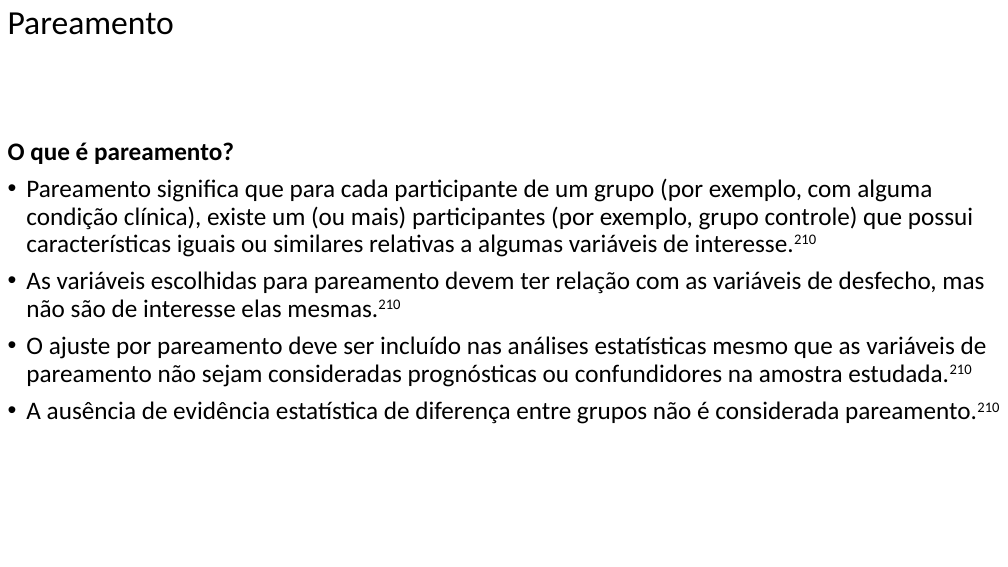
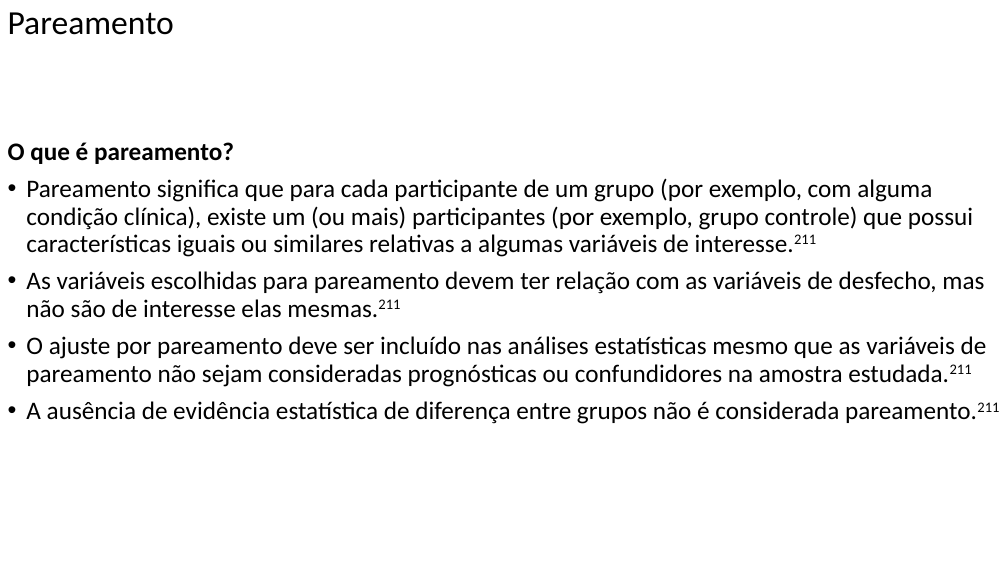
Before and after one commit to FerreiraAS/Ciencia-com-R, a slide deck: slide 122 of docs/Ciencia-com-R.pptx. Drawn at 1008x567 pixels with LibreOffice and Linux fonts; fonts in the diff are those of the drawing. Boxes give left, top, right and bottom in pixels: in the first picture for what was removed or moved away, otherwise in the second. Text is boxed around its words. In the diff, an @@ line names an element or a change of style, - is before the commit and + after.

```diff
--- a/docs/Ciencia-com-R.pptx
+++ b/docs/Ciencia-com-R.pptx
@@ text at <box>26,178,999,424</box>: text changed @@
-• Pareamento significa que para cada participante de um grupo (por exemplo, com alguma condição clínica), existe um (ou mais) participantes (por exemplo, grupo controle) que possui características iguais ou similares relativas a algumas variáveis de interesse.210
-• As variáveis escolhidas para pareamento devem ter relação com as variáveis de desfecho, mas não são de interesse elas mesmas.210
-• O ajuste por pareamento deve ser incluído nas análises estatísticas mesmo que as variáveis de pareamento não sejam consideradas prognósticas ou confundidores na amostra estudada.210
-• A ausência de evidência estatística de diferença entre grupos não é considerada pareamento.210
+• Pareamento significa que para cada participante de um grupo (por exemplo, com alguma condição clínica), existe um (ou mais) participantes (por exemplo, grupo controle) que possui características iguais ou similares relativas a algumas variáveis de interesse.211
+• As variáveis escolhidas para pareamento devem ter relação com as variáveis de desfecho, mas não são de interesse elas mesmas.211
+• O ajuste por pareamento deve ser incluído nas análises estatísticas mesmo que as variáveis de pareamento não sejam consideradas prognósticas ou confundidores na amostra estudada.211
+• A ausência de evidência estatística de diferença entre grupos não é considerada pareamento.211
```
Also in this commit, not shown: 31 other slides changed, 39 other files.
